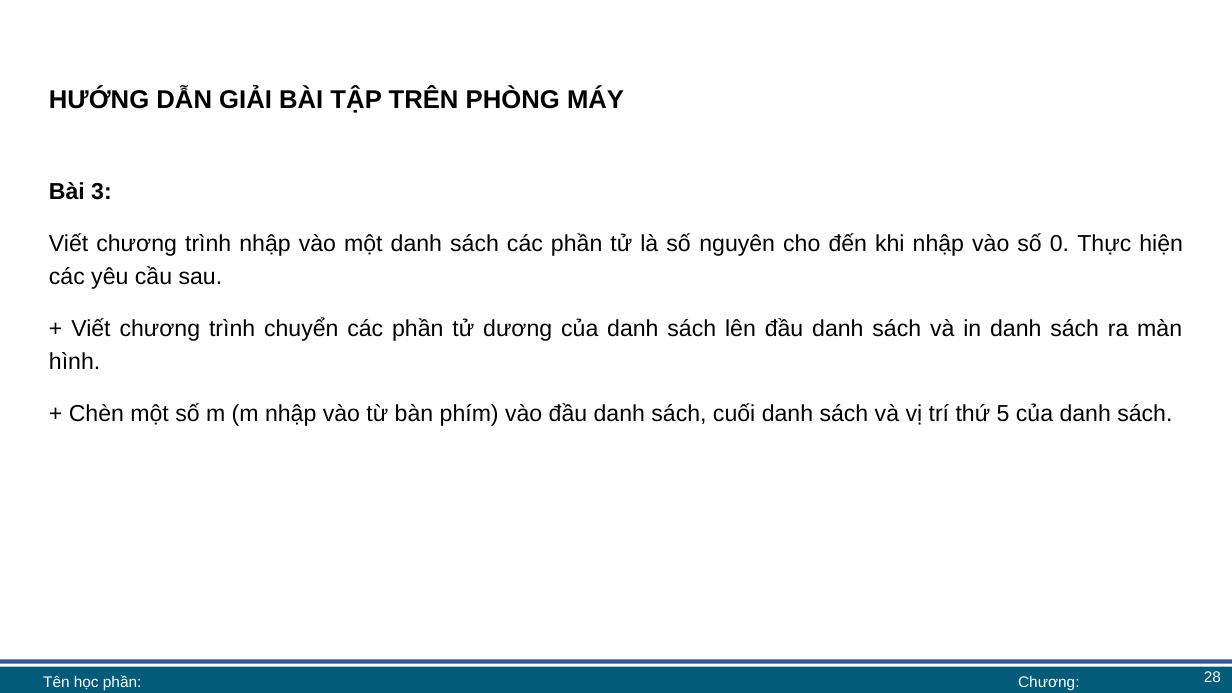
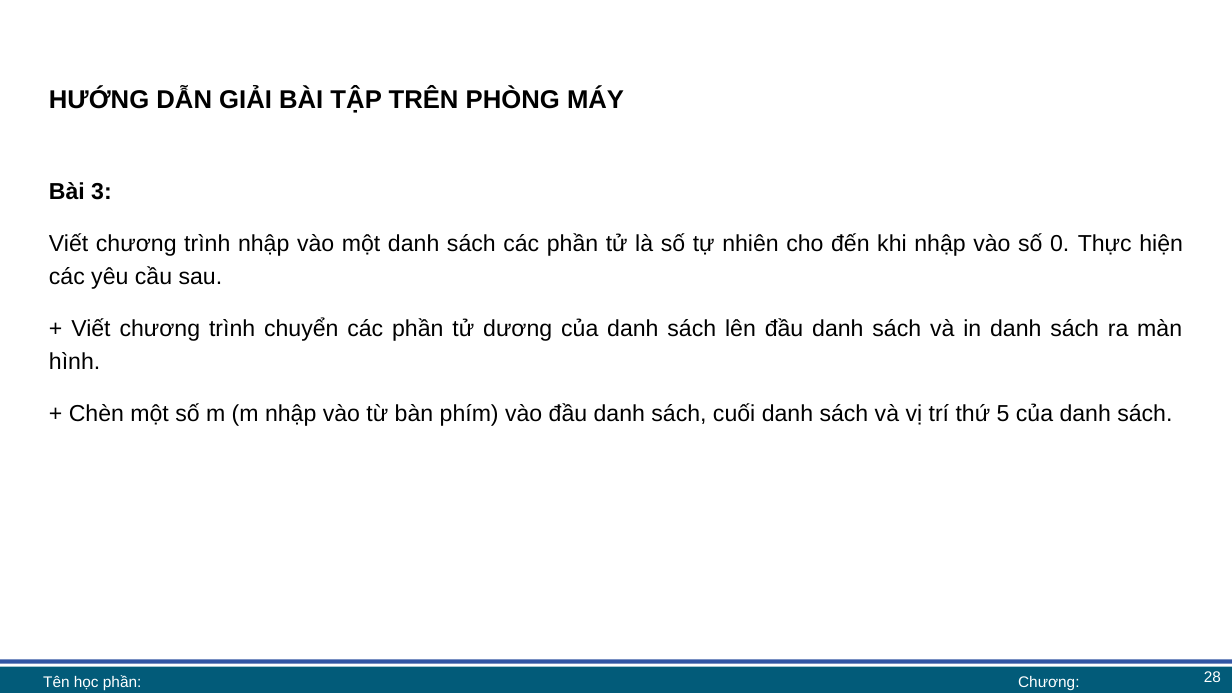
Before and after one commit to lhaaaaa/17A2-Ca-chieu, a slide deck: slide 28 of Lab 6 + 7/Lab 6 bài giảng.pptx. Drawn at 1232x693 pixels with LibreOffice and Linux fonts; fonts in the diff are those of the drawing; background and template pictures are left out. Boxes give left, top, right and bottom in pixels: in the first picture for what was removed or moved away, otherwise in the second. Text is boxed around its words. In the diff, an @@ line names an element or a change of style, - is before the commit and + after.

```diff
--- a/Lab 6 + 7/Lab 6 bài giảng.pptx
+++ b/Lab 6 + 7/Lab 6 bài giảng.pptx
@@ text at box(49, 233, 1183, 289): text changed @@
-Viết chương trình nhập vào một danh sách các phần tử là số nguyên cho đến khi nhập vào số 0. Thực hiện các yêu cầu sau.
+Viết chương trình nhập vào một danh sách các phần tử là số tự nhiên cho đến khi nhập vào số 0. Thực hiện các yêu cầu sau.
```
Also in this commit, not shown: 11 other slides changed, 1 other file.
